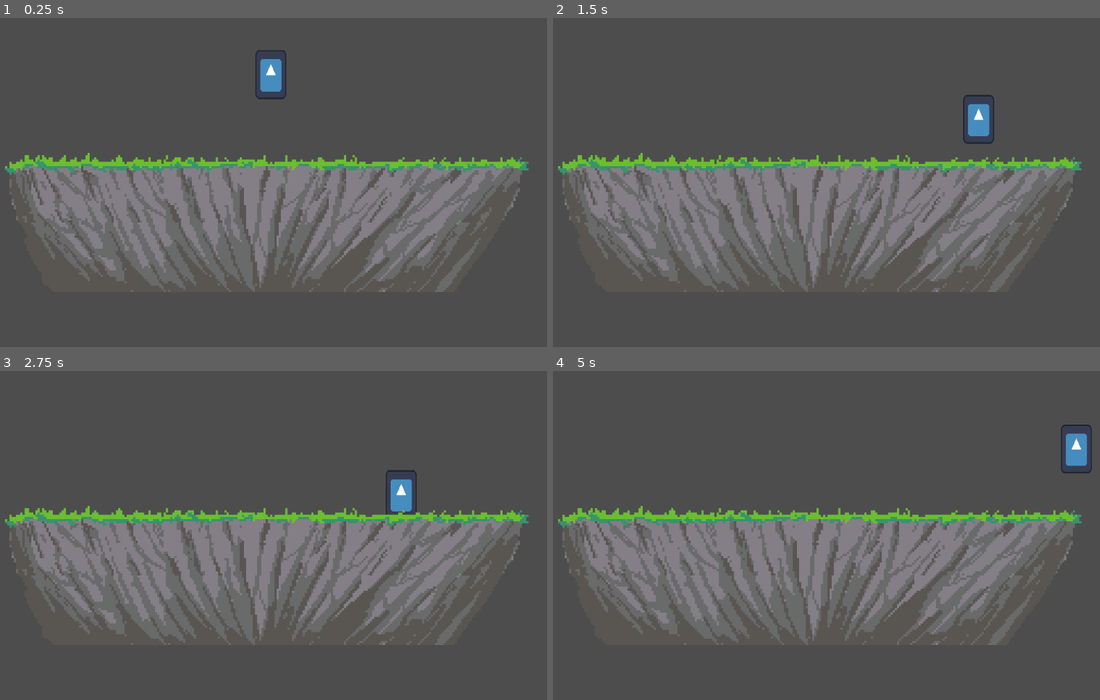
Above: before the commit, frames 1-4 (two rows, left to right).
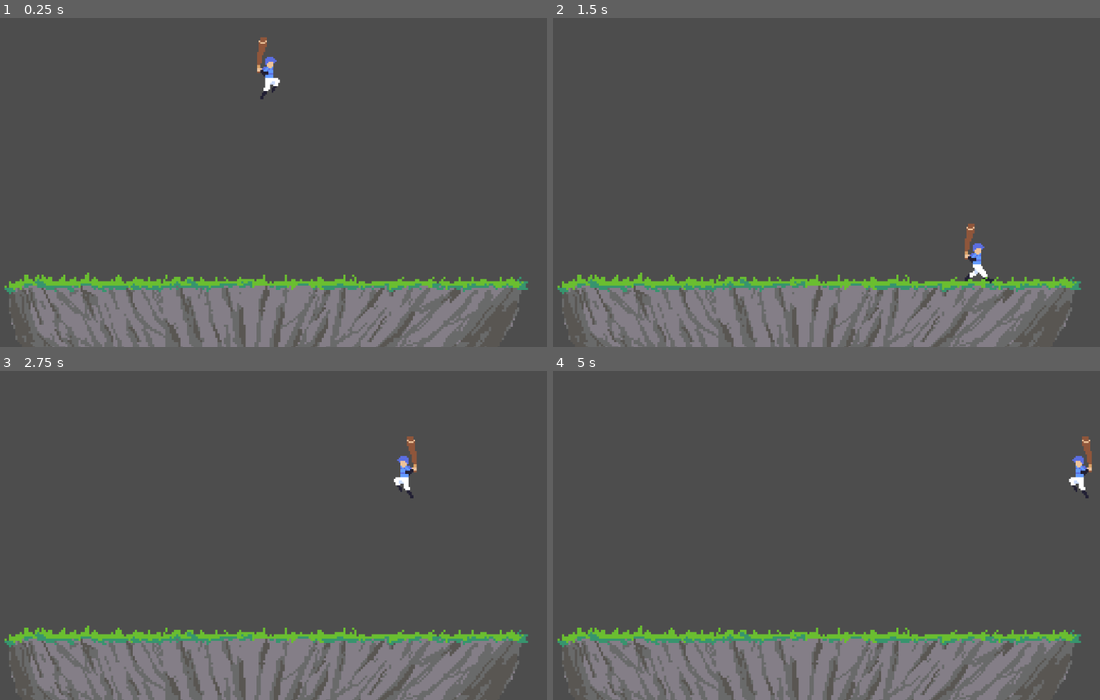
Above: after the commit, the same moments.

Repository: ButterM-40/Koi-Batter
Game: Godot game, scene res://Scenes/Game.tscn
Two runs of this game, one before a commit and one after it. Both use one fixed random seed, a clock stepped at 60 frames per second and the inputs below. The project has no main scene, so this scene is started directly. The engine's default icon, where the game draws it, is replaced by a stand-in: a white triangle on a blue panel in a dark square.
Inputs:
- Up to frame 1 (0.25 s): no input
- Up to frame 2 (1.5 s): hold D (Right) from 0.53 s (still down); tap Space (Hit) at 0.6, 1.35 s; tap W (Jump) at 0.77 s
- Up to frame 3 (2.75 s): tap W (Jump) at 1.52 s; release D (Right) at 2.03 s; hold A (Left) from 2.03 s (still down); tap Space (Hit) at 2.1 s
- Up to frame 4 (5 s): release A (Left) at 2.78 s; hold D (Right) 2.78-4.28 s; tap Space (Hit) at 2.85, 3.6, 4.35 s; tap W (Jump) at 3.02, 3.77, 4.52 s; tap Enter at 4.25 s; hold A (Left) from 4.28 s (still down)

The runs differ from the first frame. In frame 1, 41% of the frame differs, in the area x 0-97%, y 5-100%; in frame 2, 41%; in frame 3, 41%; in frame 4, 41%, in the area x 0-99%, y 16-100%.

Commit message:
player sprite

Diff:
--- a/Components/PlayerBatter/batter.gd
+++ b/Components/PlayerBatter/batter.gd
@@ -5,6 +5,9 @@
 @export var JUMP_VELOCITY = -400.0
 
 @export var animation_player : AnimatedSprite2D
+
+@onready var animationplayer = $AnimationPlayer
+
 
 func _physics_process(delta: float) -> void:
 	# Add the gravity.
@@ -14,6 +17,7 @@
 	# Handle jump.
 	if Input.is_action_just_pressed("Jump") and is_on_floor():
 		velocity.y = JUMP_VELOCITY
+
 	if Input.is_action_just_pressed("Hit"):
 		action_hit()
 
@@ -22,11 +26,23 @@
 	var direction := Input.get_axis("Left", "Right")
 	if direction:
 		velocity.x = direction * SPEED
+		if is_on_floor():
+			animationplayer.play("run")
+		else:
+			animationplayer.play("jump")
 	else:
 		velocity.x = move_toward(velocity.x, 0, SPEED)
+		if is_on_floor():
+			animationplayer.play("stand")
+		else:
+			animationplayer.play("jump")
 
 	move_and_slide()
 
+	if direction < 0:
+		animationplayer.flip_h = true
+	if direction > 0:
+		animationplayer.flip_h = false
+
 func action_hit() -> void:
-
-	pass
+	animationplayer.play("hit")
--- a/Components/PlayerBatter/batter.tscn
+++ b/Components/PlayerBatter/batter.tscn
@@ -1,19 +1,125 @@
 [gd_scene format=3 uid="uid://701h21wy471f"]
 
 [ext_resource type="Script" uid="uid://3asrpwwjfdln" path="res://Components/PlayerBatter/batter.gd" id="1_6ltoc"]
+[ext_resource type="Texture2D" uid="uid://bcxkjvh2022id" path="res://Assets/batter-Sheet.png" id="2_mbgni"]
 [ext_resource type="Texture2D" uid="uid://dyqsw1ik7e8xo" path="res://Assets/icon.svg" id="2_txnb3"]
 
-[sub_resource type="SpriteFrames" id="SpriteFrames_67aiy"]
+[sub_resource type="AtlasTexture" id="AtlasTexture_7mu2e"]
+atlas = ExtResource("2_mbgni")
+region = Rect2(0, 0, 50, 50)
+
+[sub_resource type="AtlasTexture" id="AtlasTexture_fcaks"]
+atlas = ExtResource("2_mbgni")
+region = Rect2(50, 0, 50, 50)
+
+[sub_resource type="AtlasTexture" id="AtlasTexture_d66te"]
+atlas = ExtResource("2_mbgni")
+region = Rect2(100, 0, 50, 50)
+
+[sub_resource type="AtlasTexture" id="AtlasTexture_0rbb7"]
+atlas = ExtResource("2_mbgni")
+region = Rect2(150, 0, 50, 50)
+
+[sub_resource type="AtlasTexture" id="AtlasTexture_rgb5k"]
+atlas = ExtResource("2_mbgni")
+region = Rect2(200, 0, 50, 50)
+
+[sub_resource type="AtlasTexture" id="AtlasTexture_v236p"]
+atlas = ExtResource("2_mbgni")
+region = Rect2(250, 0, 50, 50)
+
+[sub_resource type="AtlasTexture" id="AtlasTexture_wixju"]
+atlas = ExtResource("2_mbgni")
+region = Rect2(300, 0, 50, 50)
+
+[sub_resource type="AtlasTexture" id="AtlasTexture_8xxeg"]
+atlas = ExtResource("2_mbgni")
+region = Rect2(350, 0, 50, 50)
+
+[sub_resource type="AtlasTexture" id="AtlasTexture_5kh3o"]
+atlas = ExtResource("2_mbgni")
+region = Rect2(400, 0, 50, 50)
+
+[sub_resource type="AtlasTexture" id="AtlasTexture_vgkde"]
+atlas = ExtResource("2_mbgni")
+region = Rect2(450, 0, 50, 50)
+
+[sub_resource type="SpriteFrames" id="SpriteFrames_tomj7"]
+animations = [{
+"frames": [{
+"duration": 1.0,
+"texture": SubResource("AtlasTexture_7mu2e")
+}, {
+"duration": 1.0,
+"texture": SubResource("AtlasTexture_fcaks")
+}, {
+"duration": 1.0,
+"texture": SubResource("AtlasTexture_d66te")
+}, {
+"duration": 1.0,
+"texture": SubResource("AtlasTexture_0rbb7")
+}, {
+"duration": 1.0,
+"texture": SubResource("AtlasTexture_rgb5k")
+}, {
+"duration": 1.0,
+"texture": SubResource("AtlasTexture_rgb5k")
+}, {
+"duration": 1.0,
+"texture": SubResource("AtlasTexture_rgb5k")
+}],
+"loop": 0,
+"name": &"hit",
+"speed": 5.0
+}, {
+"frames": [{
+"duration": 1.0,
+"texture": SubResource("AtlasTexture_v236p")
+}],
+"loop": 1,
+"name": &"jump",
+"speed": 5.0
+}, {
+"frames": [{
+"duration": 1.0,
+"texture": SubResource("AtlasTexture_wixju")
+}, {
+"duration": 1.0,
+"texture": SubResource("AtlasTexture_8xxeg")
+}, {
+"duration": 1.0,
+"texture": SubResource("AtlasTexture_5kh3o")
+}, {
+"duration": 1.0,
+"texture": SubResource("AtlasTexture_vgkde")
+}],
+"loop": 1,
+"name": &"run",
+"speed": 4.0
+}, {
+"frames": [{
+"duration": 1.0,
+"texture": SubResource("AtlasTexture_7mu2e")
+}],
+"loop": 1,
+"name": &"stand",
+"speed": 5.0
+}]
 
 [sub_resource type="CapsuleShape2D" id="CapsuleShape2D_67aiy"]
 
 [node name="Batter" type="CharacterBody2D" unique_id=1129787818]
 script = ExtResource("1_6ltoc")
+JUMP_VELOCITY = -800.0
 
 [node name="AnimationPlayer" type="AnimatedSprite2D" parent="." unique_id=422305795]
-sprite_frames = SubResource("SpriteFrames_67aiy")
+position = Vector2(1, -10)
+sprite_frames = SubResource("SpriteFrames_tomj7")
+animation = &"hit"
+autoplay = "stand"
 
 [node name="Icon" type="Sprite2D" parent="AnimationPlayer" unique_id=1439093940]
+visible = false
 position = Vector2(0.5, 1.9073486e-06)
 scale = Vector2(0.1484375, 0.23437503)
 texture = ExtResource("2_txnb3")
--- a/Scenes/Game.tscn
+++ b/Scenes/Game.tscn
@@ -17,6 +17,7 @@
 scale = Vector2(4, 4)
 
 [node name="CollisionShape2D" type="CollisionShape2D" parent="Stadium" unique_id=15743972]
+position = Vector2(-0.25, 55)
 shape = SubResource("WorldBoundaryShape2D_gl6un")
 
 [node name="Sprite2D" type="Sprite2D" parent="Stadium/CollisionShape2D" unique_id=1663774788]
Binary file added: Assets/batter-Sheet.png
Not shown, added: Assets/batter-Sheet.png.import
Binary file added: Assets/string-Sheet.png
Not shown, added: Assets/string-Sheet.png.import
